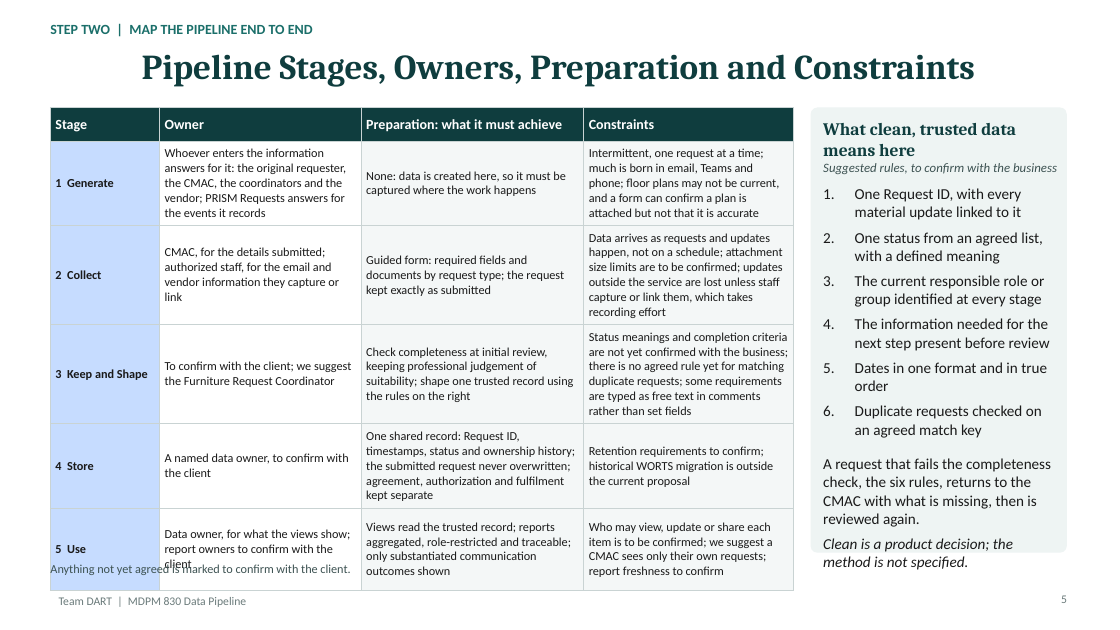
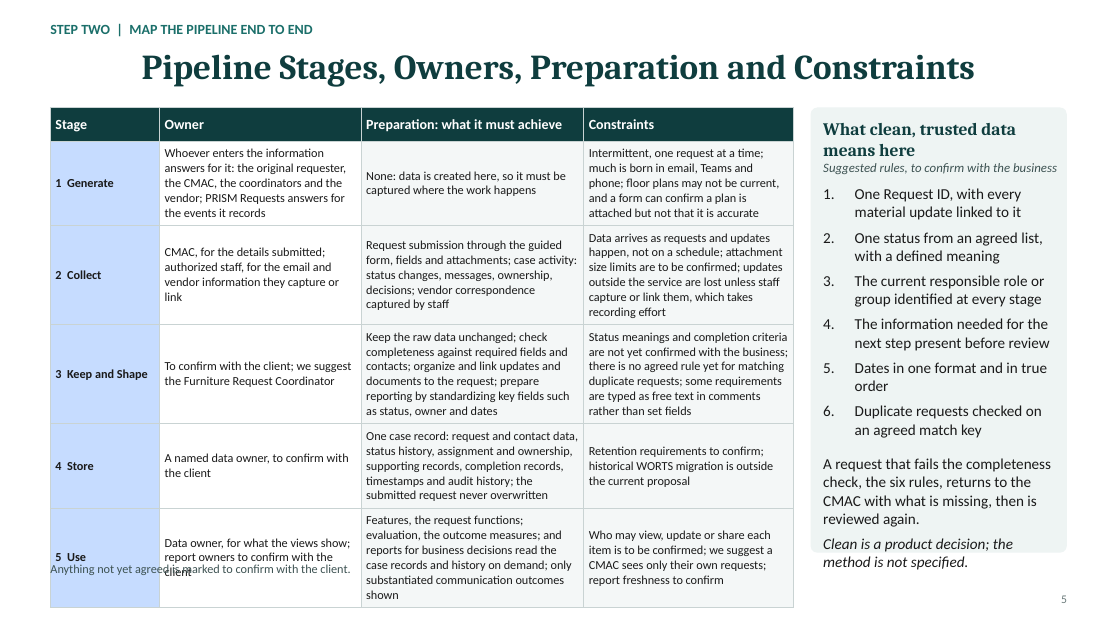
Before and after one commit to teminicrownpro-max/Adekunle-Adeniji, a slide deck: slide 2 of MDPM 830/Data Pipeline/Ade_Slides_4_and_5_Pipeline.pptx. Drawn at 1120x630 pixels with LibreOffice and Linux fonts; fonts in the diff are those of the drawing. Boxes give left, top, right and bottom in pixels: in the first picture for what was removed or moved away, otherwise in the second. Text is boxed around its words. In the diff, an @@ line names an element or a change of style, - is before the commit and + after.

```diff
--- a/MDPM 830/Data Pipeline/Ade_Slides_4_and_5_Pipeline.pptx
+++ b/MDPM 830/Data Pipeline/Ade_Slides_4_and_5_Pipeline.pptx
@@ table at <box>50,108,794,603</box> @@
-row 3, column 3: Guided form: required fields and documents by request type; the request kept exactly as submitted
+row 3, column 3: Request submission through the guided form, fields and attachments; case activity: status changes, messages, ownership, decisions; vendor correspondence captured by staff
-row 4, column 3: Check completeness at initial review, keeping professional judgement of suitability; shape one trusted record using the rules on the right
+row 4, column 3: Keep the raw data unchanged; check completeness against required fields and contacts; organize and link updates and documents to the request; prepare reporting by standardizing key fields such as status, owner and dates
-row 5, column 3: One shared record: Request ID, timestamps, status and ownership history; the submitted request never overwritten; agreement, authorization and fulfilment kept separate
+row 5, column 3: One case record: request and contact data, status history, assignment and ownership, supporting records, completion records, timestamps and audit history; the submitted request never overwritten
-row 6, column 3: Views read the trusted record; reports aggregated, role-restricted and traceable; only substantiated communication outcomes shown
+row 6, column 3: Features, the request functions; evaluation, the outcome measures; and reports for business decisions read the case records and history on demand; only substantiated communication outcomes shown
```
Also in this commit, not shown: 1 other slide changed, 5 other files.
